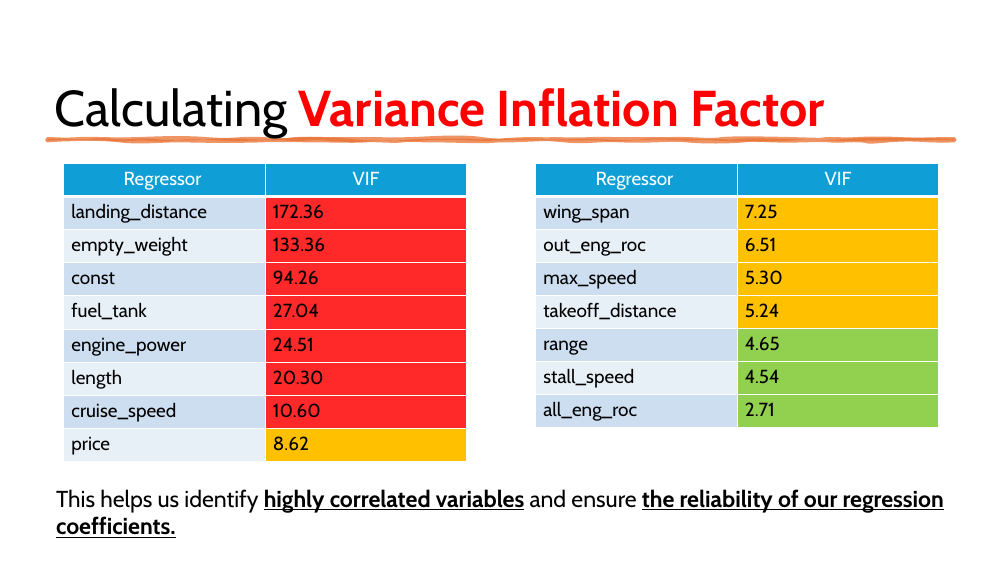
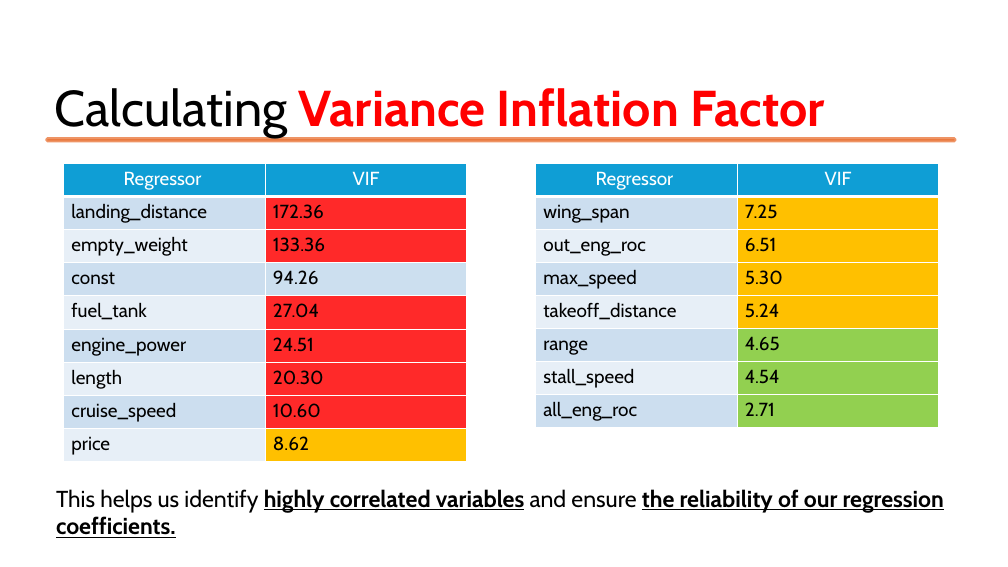
Before and after one commit to aminb00/StatisticalLearningProject, a slide deck: slide 31 of ppt/Presentazione standard1.pptx. Drawn at 1008x567 pixels with LibreOffice and Linux fonts; fonts in the diff are those of the drawing. Boxes give left, top, right and bottom in pixels: in the first picture for what was removed or moved away, otherwise in the second. Text is boxed around its words. In the diff, an @@ line names an element or a change of style, - is before the commit and + after.

Commit message:
update ppt

```diff
--- a/ppt/Presentazione standard1.pptx
+++ b/ppt/Presentazione standard1.pptx
@@ freeform shape removed at [48, 139, 955, 141] @@
@@ rectangle added at [48, 139, 955, 141], fill #E97132 at 75% opacity, outline #E97132 3.5 pt @@
@@ table at [64, 163, 468, 461] @@
@@ fill #FF2929 to #CCDFEF in row 4, column 2 @@
```
Also in this commit, not shown: 31 other slides changed, 36 slides added.
